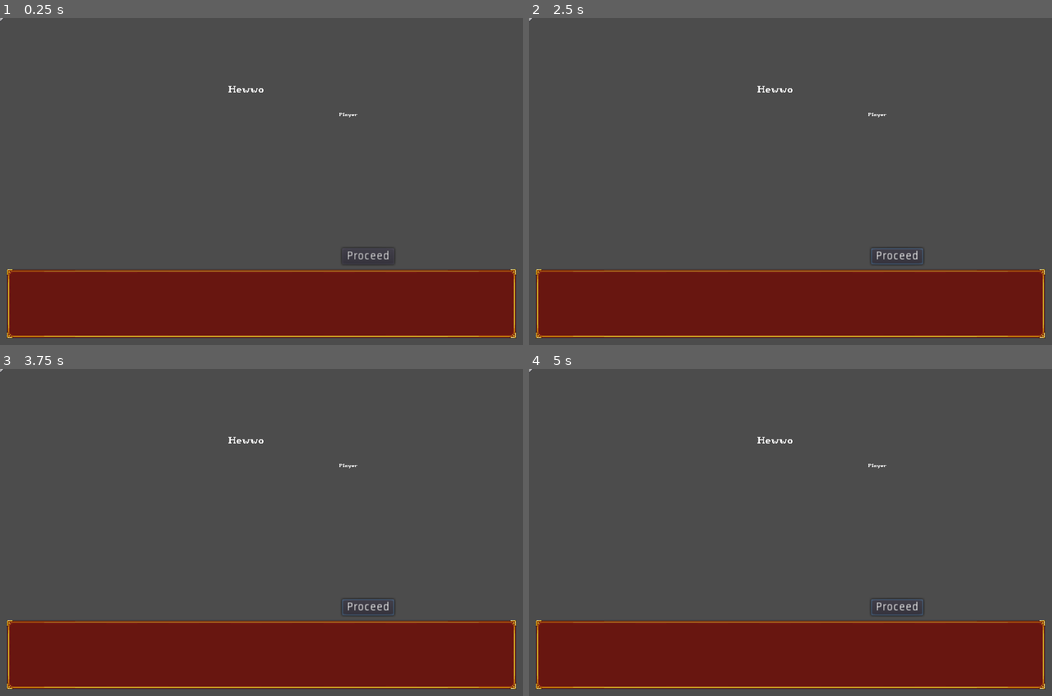
Above: before the commit, frames 1-4 (two rows, left to right).
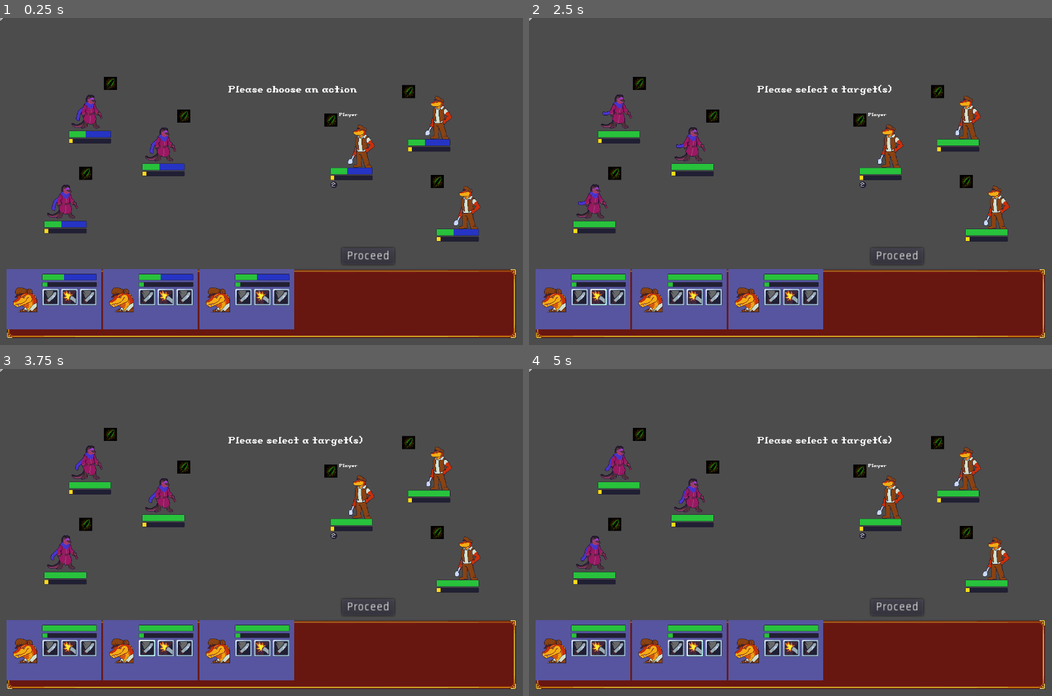
Above: after the commit, the same moments.

Repository: Introdile/SenRPG
Game: Godot game, scene res://Battle/Battle.tscn
Same seed, same stepped clock (60 frames per second), same inputs: the game is played once before the commit and once after it.
Inputs (mouse positions are in pixels of both pictures, inside the frame that each line leads up to):
- Up to frame 1 (0.25 s): no input
- Up to frame 2 (2.5 s): click "Proceed" at 0.5 s; click (581, 295) at 1.27 s; click (596, 295) at 2.02 s
- Up to frame 3 (3.75 s): click (88, 646) at 2.77 s; click (146, 646) at 3.52 s
- Up to frame 4 (5 s): click (696, 646) at 4.27 s

The runs differ from the first frame. In frame 1, 14% of the frame differs, in the area x 1-92%, y 18-96%; in frame 2, 15%; in frame 3, 15%; in frame 4, 15%.
Error before the commit: Parse Error: Using assignment with operation on a variable that was never assigned. (res://Scripts/character.gd:109)

Commit message:
status effect work!
more status effect work! currently trying to get stat modifiers working and integrated into the combat

Diff:
--- a/Battle/Battle.gd
+++ b/Battle/Battle.gd
@@ -98,7 +98,7 @@
 			for i in battlers:
 				i.character.current_health = i.character.base_health
 
-			battlers.front().add_status_effect(1,battlers.back())
+			battlers.front().addStatusEffect(1,battlers.back())
 			#battlers.front().character.active_effects.append(Global_DatabaseReader.status[1].duplicate())
 			changeState(battleState.FOE)
 		battleState.FOE:
--- a/Battle/Battler.gd
+++ b/Battle/Battler.gd
@@ -44,6 +44,7 @@
 # animation variables
 onready var sprite = get_node("battlerSprite")
 onready var battlerAnim = get_node("battlerAnim")
+var currentAnim
 
 # ui variables
 onready var hpBar = get_node("battlerInfo/healthBar")
@@ -132,7 +133,8 @@
 					"animation":
 
 						if battlerAnim.has_animation(animationStack.front()["animation"]):
-							battlerAnim.play(animationStack.front()["animation"])
+							currentAnim = animationStack.front()["animation"]
+							battlerAnim.play(currentAnim)
 							processingStack = true
 						else:
 							print("Animation not found: " + animationStack.front()["animation"])
@@ -141,6 +143,7 @@
 		else:
 			if !processingStack:
 				move_sprite("START",0.5)
+				currentAnim = null
 				processingStack = true
 
 
@@ -184,7 +187,7 @@
 	for i in action["damage"]:
 		damageStack.append(i)
 
-	print(name + " performing animation for ability " + action["name"] + ". Anim stack size = " + str(animationStack.size()))
+#	print(name + " performing animation for ability " + action["name"] + ". Anim stack size = " + str(animationStack.size()))
 
 	animating = true
 
@@ -243,7 +246,9 @@
 		emit_signal("deal_damage", self, target[0], damageStack.front())
 		damageStack.pop_front()
 
-func add_status_effect(id,source):
+func addStatusEffect(id,source):
+	# TODO: switch ID to status instance, move this to character.gd script
+
 	# source should be a reference to a battler
 	if id > Global_DatabaseReader.status.size() or id < 0:
 		print("Status ID " + str(id) + " not found!")
@@ -253,13 +258,10 @@
 	newStatus.attached = self
 	character.active_effects.append(newStatus)
 
-	print(str(newStatus.process))
-
 	var newIcon = statusIcon.instance()
 	newIcon.statusRef = newStatus
 	newIcon.set_icon(newStatus.statusIcon)
 	statusCont.add_child(newIcon)
-
 
 func _on_tween_complete(object, key):
 	activetween.queue_free()
@@ -278,11 +280,15 @@
 	processingStack = false
 
 func _on_battlerAnim_animation_finished(anim_name):
-	if !animationStack.empty():
+	if !animationStack.empty() and anim_name == currentAnim:
 		animationStack.pop_front()
 		processingStack = false
 	if anim_name == "hurt":
-		battlerAnim.play("idle")
+		if !animating:
+			battlerAnim.play("idle")
+		else:
+			if currentAnim != null:
+				battlerAnim.play(currentAnim)
 
 func _on_battlerArea_input_event(viewport, event, shape_idx):
 	if event is InputEventMouseMotion:
--- a/Battle/statusProcessor.gd
+++ b/Battle/statusProcessor.gd
@@ -11,5 +11,29 @@
 		for st in eff.process:
 			if st.has("time"):
 				if st["time"] == time_key:
+
+					checkProcessStack(st, eff)
 					print("Status " + eff.name + " would process right now!")
-					print(battler.character.getMight())
+
+
+static func checkProcessStack(process, status):
+	match process["type"]:
+		"REDUCE": _REDUCE(process, status)
+
+static func _REDUCE(process, status):
+	var psTarget = status.attached
+	var psSource = status.source
+
+	match process["stat"]:
+		"CURRENT_HEALTH":
+			if process["reduce"] == "FLAT":
+				psTarget.character.removeHP(process["power"])
+			elif process["reduce"] == "PERCENT":
+				var htr = psTarget.character.base_health * (0.01 * process["power"])
+				psTarget.character.removeHP(htr)
+		"TOUGH":
+			var newMod = { "MOD_TYPE":process["reduce"], "MOD":(0.01 * process["power"]), "SOURCE":psSource }
+			print(newMod)
+			print("Before: " + str(psTarget.character.getTough()))
+			psTarget.character.addStatModifier(process["stat"],newMod)
+			print("After: " + str(psTarget.character.getTough()))
--- a/Database/effectDatabase.json
+++ b/Database/effectDatabase.json
@@ -20,7 +20,7 @@
 		"can_stack": true,
 		"max_stacks": 4	,
 		"process": [
-			{ "time":"START_OF_ACTION", "type":"REDUCE", "stat":"HEALTH", "power": 25 },
+			{ "time":"START_OF_ACTION", "type":"REDUCE", "stat":"TOUGH", "reduce":"PERCENT","power": 50 },
 		],
 	},
 	"2": {
--- a/Scripts/character.gd
+++ b/Scripts/character.gd
@@ -44,6 +44,67 @@
 
 signal hp_changed
 
+func addStatModifier(which, mod):
+	# mod should be an dictionary containing MOD_TYPE, MOD, and SOURCE
+	match which:
+		"HEALTH": mod_health.append(mod)
+		"MIGHT": mod_might.append(mod)
+		"TOUGH": mod_tough.append(mod)
+		"POWER": mod_power.append(mod)
+		"WARD": mod_ward.append(mod)
+		"SPEED": mod_speed.append(mod)
+
+func removeHP(value):
+	hp_last_at = current_health
+	current_health -= value
+
+	print(char_name + " HP: " + str(current_health) + " / " + str(base_health))
+
+	var chg = (value / base_health) * 100
+	emit_signal("hp_changed",chg,"down")
+
+func addHP(value):
+	hp_last_at = current_health
+	current_health += value
+
+	var chg = (value / base_health) * 100
+	emit_signal("hp_changed",value,"up")
+
+func getAdjusted(val,mod):
+	# val should be the base_stat value
+	# mod should be the mod_stat value
+	var add = 0.0
+	var mult = 1.0
+
+	if !mod.empty():
+		print(mod)
+		for i in mod:
+			match i["MOD_TYPE"]:
+				"FLAT": add += i["MOD"]
+				"PERCENT": mult *= i["MOD"]
+
+		print(str(add) + " x " + str(mult))
+		val = (float(val) + add) * mult
+	return floor(val)
+
+func getMaxHealth():
+	return getAdjusted(base_health,mod_health)
+
+func getMight():
+	return getAdjusted(base_might,mod_might)
+
+func getTough():
+	return getAdjusted(base_tough,mod_tough)
+
+func getPower():
+	return getAdjusted(base_power,mod_power)
+
+func getWard():
+	return getAdjusted(base_ward,mod_ward)
+
+func getSpeed():
+	return getAdjusted(base_speed,mod_speed)
+
 func load_info_from_database(which,id):
 	# which should be a string of either "character" or "enemy"
 	match which:
@@ -71,65 +132,6 @@
 
 	return self
 
-func addStatModifier(which, mod):
-	# mod should be an dictionary containing MOD_TYPE, MOD, and SOURCE
-	match which:
-		"HEALTH": mod_health.append(mod)
-		"MIGHT": mod_might.append(mod)
-		"TOUGH": mod_tough.append(mod)
-		"POWER": mod_power.append(mod)
-		"WARD": mod_ward.append(mod)
-		"SPEED": mod_speed.append(mod)
-
-func removeHP(value):
-	hp_last_at = current_health
-	current_health -= value
-
-	print(char_name + " HP: " + str(current_health) + " / " + str(base_health))
-
-	var chg = (value / base_health) * 100
-	emit_signal("hp_changed",chg,"down")
-
-func addHP(value):
-	hp_last_at = current_health
-	current_health += value
-
-	var chg = (value / base_health) * 100
-	emit_signal("hp_changed",value,"up")
-
-func addModifiers(val,mod):
-	# val should be the base_stat value
-	# mod should be the mod_stat value
-	var add
-	var mult
-
-	if mod != null:
-		for i in mod:
-			match mod["MOD_TYPE"]:
-				"ADD": add += mod["MOD"]
-				"MULTIPLY": mult += mod["MOD"]
-
-		val = val + add * mult
-	return val
-
-func getMaxHealth():
-	return addModifiers(base_health,mod_health)
-
-func getMight():
-	return addModifiers(base_might,mod_might)
-
-func getTough():
-	return addModifiers(base_tough,mod_tough)
-
-func getPower():
-	return addModifiers(base_power,mod_power)
-
-func getWard():
-	return addModifiers(base_ward,mod_ward)
-
-func getSpeed():
-	return addModifiers(base_speed,mod_speed)
-
 func load_abilities():
 	for i in database_raw["abilities"]:
 		ability_list.append(Global_DatabaseReader.ability[i])
--- a/battleFunctions.gd
+++ b/battleFunctions.gd
@@ -1,7 +1,7 @@
 extends Node
 
 static func isSpeedGreater(a,b):
-	return a.character.base_speed > b.character.base_speed
+	return a.character.getSpeed() > b.character.getSpeed()
 
 static func _deal_damage(a,b,ds):
 	#a is the attacker
@@ -25,14 +25,14 @@
 
 	match ds["based_stat"]:
 		"MIGHT":
-			statUsed = a.character.base_might
+			statUsed = a.character.getMight()
 		_:
 			print("Unrecognized based_stat... defaulting to MIGHT")
-			statUsed = a.character.base_might
+			statUsed = a.character.getMight()
 
 	match ds["element"]:
 		"PHYSICAL":
-			var def = b.character.base_tough
+			var def = b.character.getTough()
 			var level = a.character.level
 			armor = 1 - (def / ((9 * (1 + level)) + def))
 
